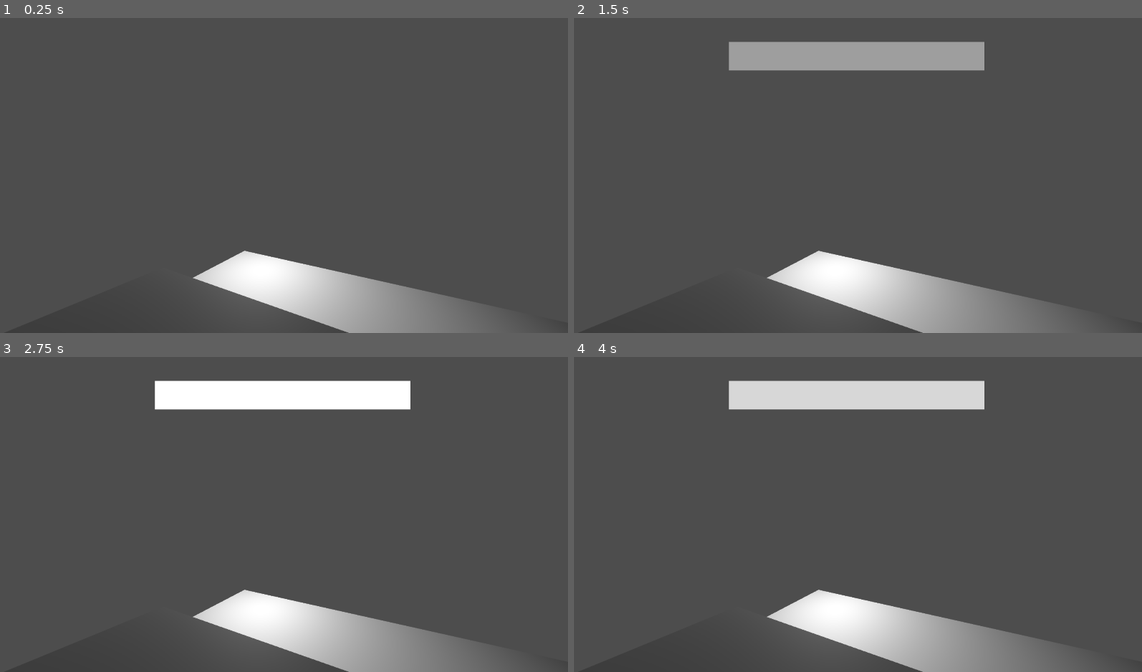
Above: before the commit, frames 1-4 (two rows, left to right).
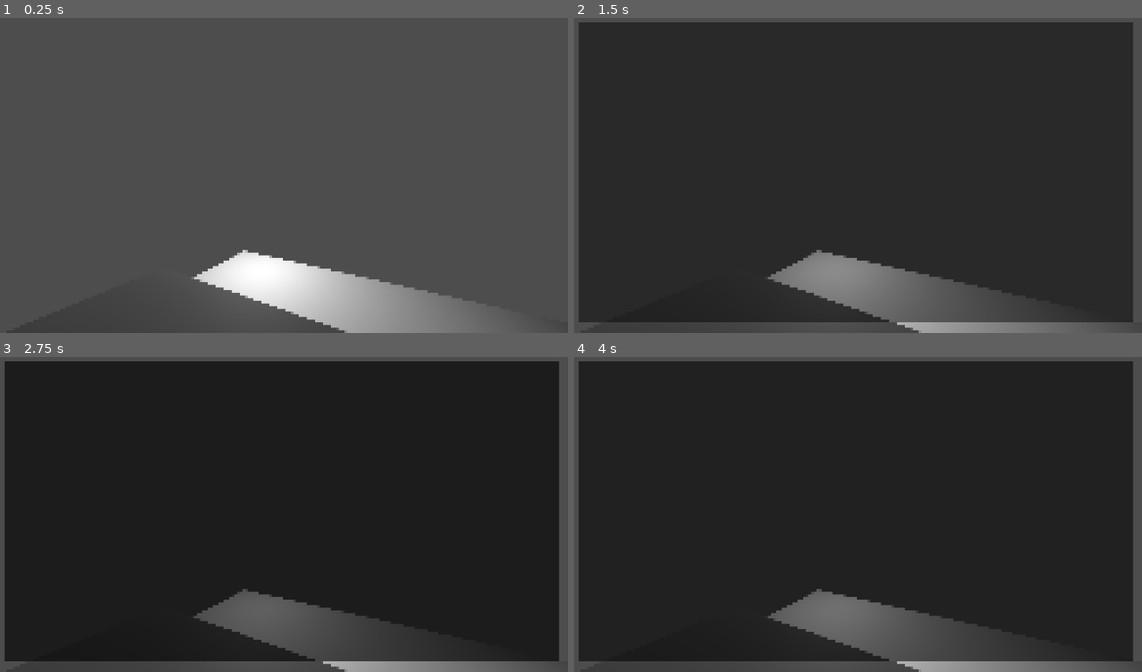
Above: after the commit, the same moments.

Repository: BrownRISDGameDevelopers/hungry-haus
Game: Godot game, scene res://src/Game.tscn
Same seed, same stepped clock (60 frames per second), same inputs: the game is played once before the commit and once after it.
Inputs:
- Up to frame 1 (0.25 s): no input
- Up to frame 2 (1.5 s): tap Enter at 0.5 s; hold Tab (interact) 0.53-1.28 s; tap Tab (interact) at 1.35 s
- Up to frame 3 (2.75 s): hold Tab (interact) from 2.03 s (still down)
- Up to frame 4 (4 s): release Tab (interact) at 2.78 s; tap Tab (interact) at 2.85 s; hold Tab (interact) from 3.53 s (still down)

The runs differ from the first frame. In frame 1, 0.2% of the frame differs, in the area x 33-82%, y 73-100%; in frame 2, 93%; in frame 3, 93%, in the area x 0-99%, y 1-100%; in frame 4, 93%.

Commit message:
add pixel shader

Diff:
--- a/src/Game.tscn
+++ b/src/Game.tscn
@@ -1,7 +1,14 @@
-[gd_scene load_steps=3 format=3 uid="uid://blna84bj33fox"]
+[gd_scene load_steps=5 format=3 uid="uid://blna84bj33fox"]
 
 [ext_resource type="PackedScene" uid="uid://cmylkhe7l8yw5" path="res://src/world/world.tscn" id="1_kqvf5"]
+[ext_resource type="Shader" uid="uid://d3oclhdp3lutq" path="res://src/shaders/pixelate.gdshader" id="2_7omc5"]
 [ext_resource type="PackedScene" uid="uid://cl6ia52rquthd" path="res://src/ui/puzzle.tscn" id="2_lqjwq"]
+
+[sub_resource type="ShaderMaterial" id="ShaderMaterial_lqjwq"]
+shader = ExtResource("2_7omc5")
+shader_parameter/quantize_size = 9.0
+shader_parameter/handle_scale = false
+shader_parameter/handle_subpixels = true
 
 [node name="Game" type="Node3D"]
 
@@ -14,10 +21,21 @@
 
 [node name="3DViewport" type="SubViewport" parent="SubViewportContainer"]
 handle_input_locally = false
+scaling_3d_scale = 2.0
 size = Vector2i(1920, 1080)
 render_target_update_mode = 4
 
 [node name="World" parent="SubViewportContainer/3DViewport" instance=ExtResource("1_kqvf5")]
+
+[node name="3DShaders2" type="CanvasLayer" parent="SubViewportContainer/3DViewport/World"]
+
+[node name="PixelateShader" type="ColorRect" parent="SubViewportContainer/3DViewport/World/3DShaders2"]
+material = SubResource("ShaderMaterial_lqjwq")
+anchors_preset = 15
+anchor_right = 1.0
+anchor_bottom = 1.0
+grow_horizontal = 2
+grow_vertical = 2
 
 [node name="2DViewport" type="SubViewport" parent="SubViewportContainer"]
 disable_3d = true
@@ -31,12 +49,15 @@
 [node name="Puzzle" parent="SubViewportContainer/2DViewport" instance=ExtResource("2_lqjwq")]
 
 [node name="ColorRect" type="ColorRect" parent="SubViewportContainer/2DViewport/Puzzle"]
+modulate = Color(1, 1, 1, 0.627451)
 layout_mode = 1
-anchors_preset = 5
-anchor_left = 0.5
-anchor_right = 0.5
-offset_left = -71.0
-offset_top = 17.0
-offset_right = 72.0
-offset_bottom = 33.0
+anchors_preset = 15
+anchor_right = 1.0
+anchor_bottom = 1.0
+offset_left = 5.0
+offset_top = 6.0
+offset_right = -5.0
+offset_bottom = -6.0
 grow_horizontal = 2
+grow_vertical = 2
+color = Color(0, 0, 0, 1)
--- /dev/null
+++ b/src/shaders/pixelate.gdshader
@@ -0,0 +1,43 @@
+/*
+ * This should be your main shader file if using with a ColorRect.
+*/
+
+
+
+shader_type canvas_item;
+// This file relies on a quantize shader include file, listed further down.
+// The paths must match your file's location.
+#include "res://src/shaders/quantize.gdshaderinc"
+uniform sampler2D SCREEN_TEXTURE : hint_screen_texture, repeat_disable, filter_nearest;
+
+void vertex() {
+    g_q_size = getQuantizeSize(CANVAS_MATRIX);
+    g_model_matrix = MODEL_MATRIX;
+    g_world_to_clip = SCREEN_MATRIX * CANVAS_MATRIX;
+    g_vertex = VERTEX;
+}
+
+void fragment() {
+	COLOR = quantizeScreen(SCREEN_TEXTURE, SCREEN_UV, g_vertex);
+}
+
+///*
+ //* This should be your main shader file if using with a Sprite2D.
+//*/
+//
+//shader_type canvas_item;
+//// This file relies on a quantize shader include file, listed further down.
+//// The paths must match your file's location.
+//#include "res://shaders/quantize.gdshaderinc"
+//
+//void vertex() {
+    //g_q_size = getQuantizeSize(CANVAS_MATRIX);
+    //g_model_matrix = MODEL_MATRIX;
+    //g_texture_size = 1. / TEXTURE_PIXEL_SIZE;
+    //g_vertex = VERTEX;
+    //g_flat_vertex = VERTEX;
+//}
+//
+//void fragment() {
+	//COLOR = quantizeTexture(TEXTURE, UV);
+//}
Not shown, added: src/shaders/pixelate.gdshader.uid
Not shown, added: src/shaders/quantize.gdshaderinc
